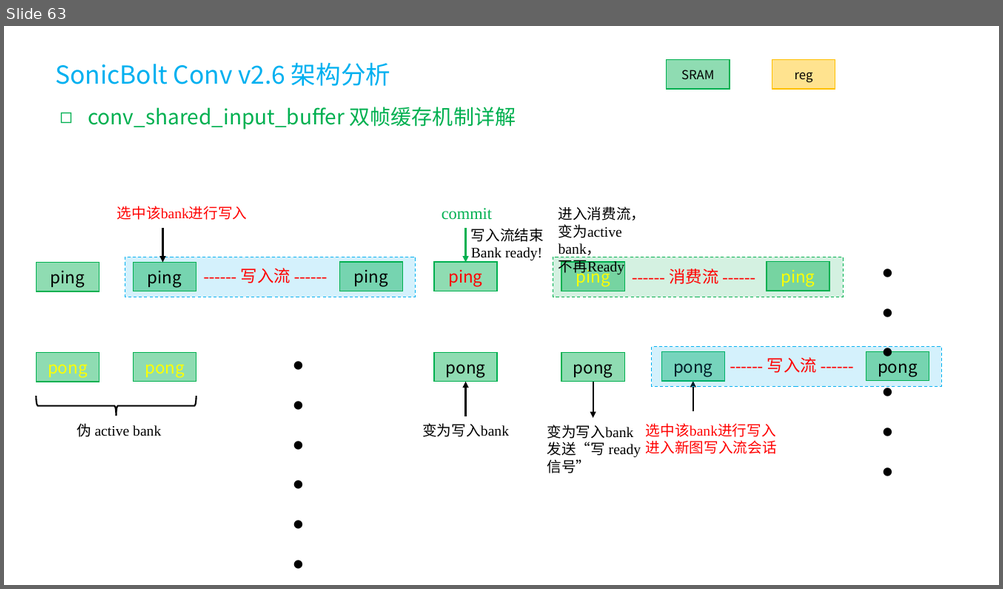
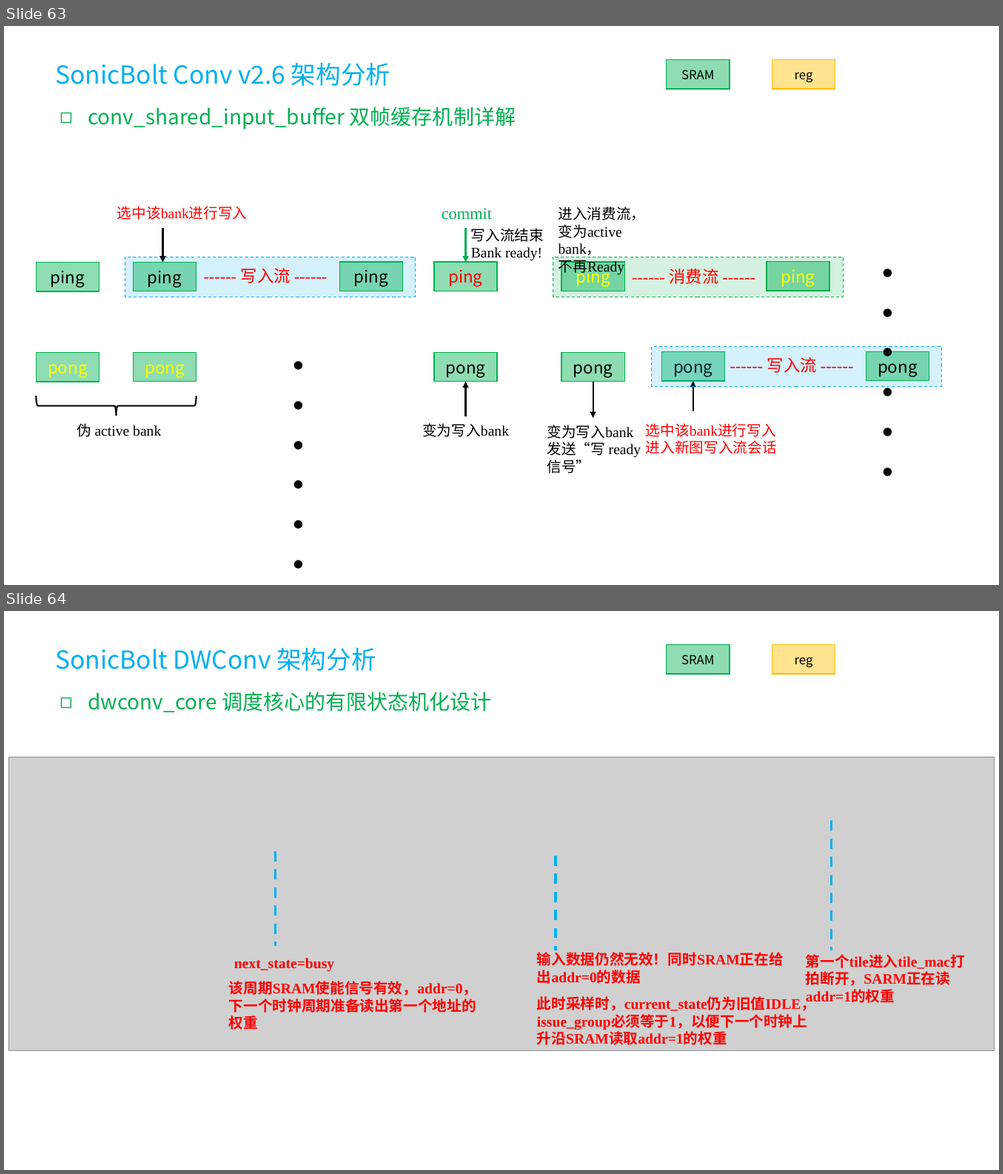
Before and after one commit to SmlCoke/2026-MST3314-SonicBolt, a slide deck: SonicBolt/docs/figures-fj.pptx. Shown one above the other, each under a label of ours: slide 63 before the commit, slides 63 and 64 after it. The pictures are 1003x589 and 1003x1174 pixels, drawn with LibreOffice and Linux fonts; fonts in the diff are those of the drawing; grey boxes stand for pictures. Boxes give left, top, right and bottom in pixels: in the first picture for what was removed or moved away, otherwise in the second. Text is boxed around its words. In the diff, an @@ line names an element or a change of style, - is before the commit and + after.

```diff
--- a/SonicBolt/docs/figures-fj.pptx
+++ b/SonicBolt/docs/figures-fj.pptx
@@ slide 64 added at [4, 611, 999, 1170], background #FFFFFF @@
@@ text added at [55, 647, 375, 671], 24 pt, text #00B0F0 @@
+SonicBolt DWConv 架构分析
@@ rectangle added at [666, 644, 729, 674], fill #00B050 at 44% opacity, outline #00B050 1 pt, 12 pt, text #000000 @@
+SRAM
@@ rectangle added at [771, 644, 834, 674], fill #FFC000 at 44% opacity, outline #FFC000 1 pt, 12 pt, text #000000 @@
+reg
@@ text added at [88, 692, 492, 712], 20 pt, text #00B050 @@
+◻ dwconv_core 调度核心的有限状态机化设计
@@ picture added at [9, 758, 994, 1051] @@
@@ line added from (831, 820) to (831, 951), #00B0F0 2.5 pt dashed @@
@@ line added from (276, 851) to (276, 947), #00B0F0 2.5 pt dashed @@
@@ line added from (555, 856) to (555, 951), #00B0F0 2.5 pt dashed @@
@@ text added at [234, 958, 334, 972], 14 pt, text #FF0000, bold @@
+next_state=busy
@@ text added at [537, 950, 783, 984], 14 pt, text #FF0000, bold @@
+输入数据仍然无效！同时SRAM正在给出addr=0的数据
@@ text added at [805, 954, 965, 1003], 14 pt, text #FF0000, bold @@
+第一个tile进入tile_mac打拍断开，SARM正在读addr=1的权重
@@ text added at [229, 981, 477, 1030], 14 pt, text #FF0000, bold @@
+该周期SRAM使能信号有效，addr=0，下一个时钟周期准备读出第一个地址的权重
@@ text added at [537, 995, 815, 1045], 14 pt, text #FF0000, bold @@
+此时采样时，current_state仍为旧值IDLE，issue_group必须等于1，以便下一个时钟上升沿SRAM读取addr=1的权重
```
Also in this commit, not shown: 4 other files.
